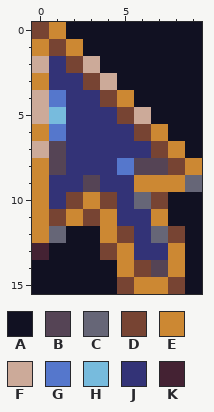
Edited in one commit: pixel-art file (Assets/cursor.ase). Above, as it was before the edit.
10x16 pixels, 1 frame.
Palette (. is transparent): A #111122  B #554455  C #666677  D #774433  E #cc8833  F #ccaa99  G #5577cc  H #77bbdd  J #333377  K #442233
After the commit:
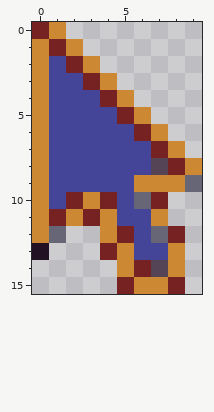
The edit:
Colour D changes from #774433 to #772222.
Colour J changes from #333377 to #444499.
Colour K changes from #442233 to #221122.
Colour F becomes colour E in row 2 at x 0 and 3; in row 3 at x 4; in row 4 at x 0; in row 5 at x 0 and 6; in row 7 at x 0.
Colour B becomes colour J in row 7 at x 1; in row 8 at x 1 and 6; in row 9 at x 3.
Colour G becomes colour J in row 4 at x 1; in row 6 at x 1; in row 8 at x 5.
Colour H becomes colour J in row 5 at x 1.
Colour A is removed in row 0 at x 2 to 9; in row 1 at x 3 to 9; in row 2 at x 4 to 9; in row 3 at x 5 to 9; in row 4 at x 6 to 9; in row 5 at x 7 to 9.
Colour A is removed in row 6 at x 8 to 9; in row 7 at x 9; in rows 10 to 11 at x 8 to 9; in row 12 at x 2 to 3 and 9; in row 13 at x 1 to 3 and 9; in rows 14 to 15 at x 0 to 4 and 9.
